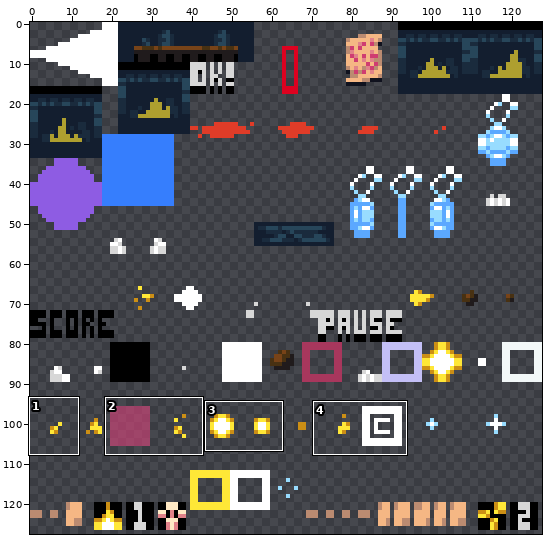
Edited in one commit: sprite sheet (images/shared-0-sheet1.png). The first picture is a wide view before the edit; the outline marks the close-up.
Close-up. The starting point:
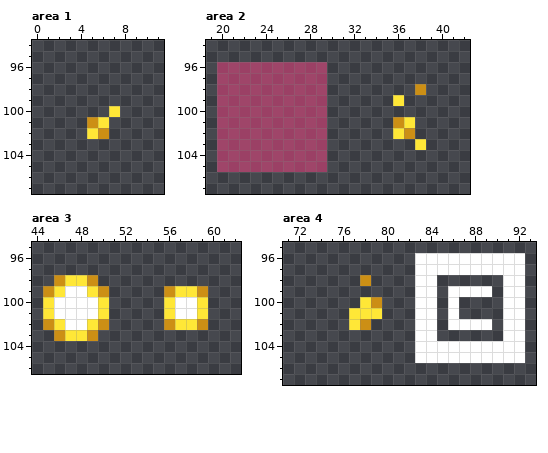
The file is 128x128 pixels. Shown: area 1: x 0..11, y 94..107; area 2: x 19..42, y 94..107; area 3: x 44..62, y 95..106; area 4: x 71..93, y 95..107. The commit also changed other parts of the picture, which this record leaves out.
After:
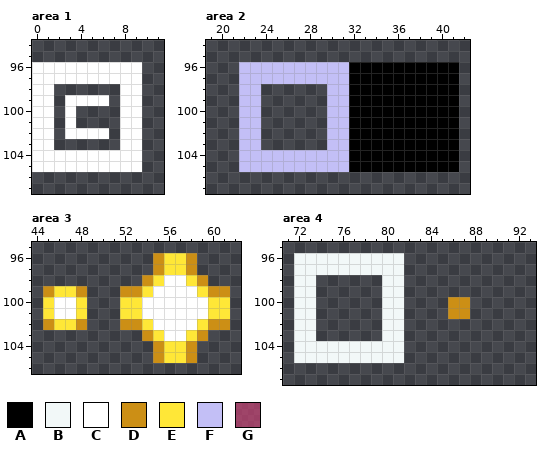
Palette (. is transparent): A #000000  B #f2f8f8  C #ffffff  D #cc8f15  E #ffe737  F #c3bff6  G #d9437b9b
Edits made:
Area 1:
y 96..97: x 0..9 .......... -> CCCCCCCCCC
y 98: x 0..1 .. -> CC; x 8..9 .. -> CC
y 99: x 0..1 .. -> CC; x 3..6 .... -> CCCC; x 8..9 .. -> CC
y 100: x 0..1 .. -> CC; x 3 . -> C; x 7..9 E.. -> .CC
y 101: x 0..1 .. -> CC; x 3 . -> C; x 5..6 DE -> ..; x 8..9 .. -> CC
y 102: x 0..1 .. -> CC; x 3..6 ..ED -> CCCC; x 8..9 .. -> CC
y 103: x 0..1 .. -> CC; x 8..9 .. -> CC
y 104..105: x 0..9 .......... -> CCCCCCCCCC
Area 2:
y 96..97: x 20..41 GGGGGGGGGG............ -> ..FFFFFFFFFFAAAAAAAAAA
y 98: x 20..41 GGGGGGGGGG........D... -> ..FF......FFAAAAAAAAAA
y 99: x 20..41 GGGGGGGGGG......E..... -> ..FF......FFAAAAAAAAAA
y 100: x 20..41 GGGGGGGGGG............ -> ..FF......FFAAAAAAAAAA
y 101: x 20..41 GGGGGGGGGG......DE.... -> ..FF......FFAAAAAAAAAA
y 102: x 20..41 GGGGGGGGGG......ED.... -> ..FF......FFAAAAAAAAAA
y 103: x 20..41 GGGGGGGGGG........E... -> ..FF......FFAAAAAAAAAA
y 104..105: x 20..41 GGGGGGGGGG............ -> ..FFFFFFFFFFAAAAAAAAAA
Area 3:
y 96..97: x 55..58 .... -> DEED
y 98: x 46..49 DEED -> ....; x 54..59 ...... -> DECCED
y 99: x 47..50 CCED -> ED..; x 52..61 ....DEED.. -> DDECCCCEDD
y 100..101: x 48..50 CCE -> E..; x 52..56 ....E -> EECCC; x 59..61 E.. -> CEE
y 102: x 47..50 CCED -> ED..; x 52..61 ....DEED.. -> DDECCCCEDD
y 103: x 46..49 DEED -> ....; x 54..59 ...... -> DECCED
y 104..105: x 55..58 .... -> DEED
Area 4:
y 96..97: x 72..81 .......... -> BBBBBBBBBB; x 83..92 CCCCCCCCCC -> ..........
y 98: x 72..73 .. -> BB; x 78 D -> .; x 80..81 .. -> BB; x 83..84 CC -> ..; x 91..92 CC -> ..
y 99: x 72..73 .. -> BB; x 80..81 .. -> BB; x 83..84 CC -> ..; x 86..89 CCCC -> ....; x 91..92 CC -> ..
y 100: x 72..73 .. -> BB; x 78..81 ED.. -> ..BB; x 83..84 CC -> ..; x 86..87 C. -> DD; x 91..92 CC -> ..
y 101: x 72..73 .. -> BB; x 77..81 EEE.. -> ...BB; x 83..84 CC -> ..; x 86..87 C. -> DD; x 91..92 CC -> ..
y 102: x 72..73 .. -> BB; x 77..78 ED -> ..; x 80..81 .. -> BB; x 83..84 CC -> ..; x 86..89 CCCC -> ....; x 91..92 CC -> ..
y 103: x 72..73 .. -> BB; x 80..81 .. -> BB; x 83..84 CC -> ..; x 91..92 CC -> ..
y 104..105: x 72..81 .......... -> BBBBBBBBBB; x 83..92 CCCCCCCCCC -> ..........
Changed places in both close-ups, as pixel boxes (x1, y1, x2, y2):
changed: (32, 62, 142, 172)
changed: (217, 62, 459, 172)
changed: (54, 253, 230, 363)
changed: (294, 253, 525, 363)
